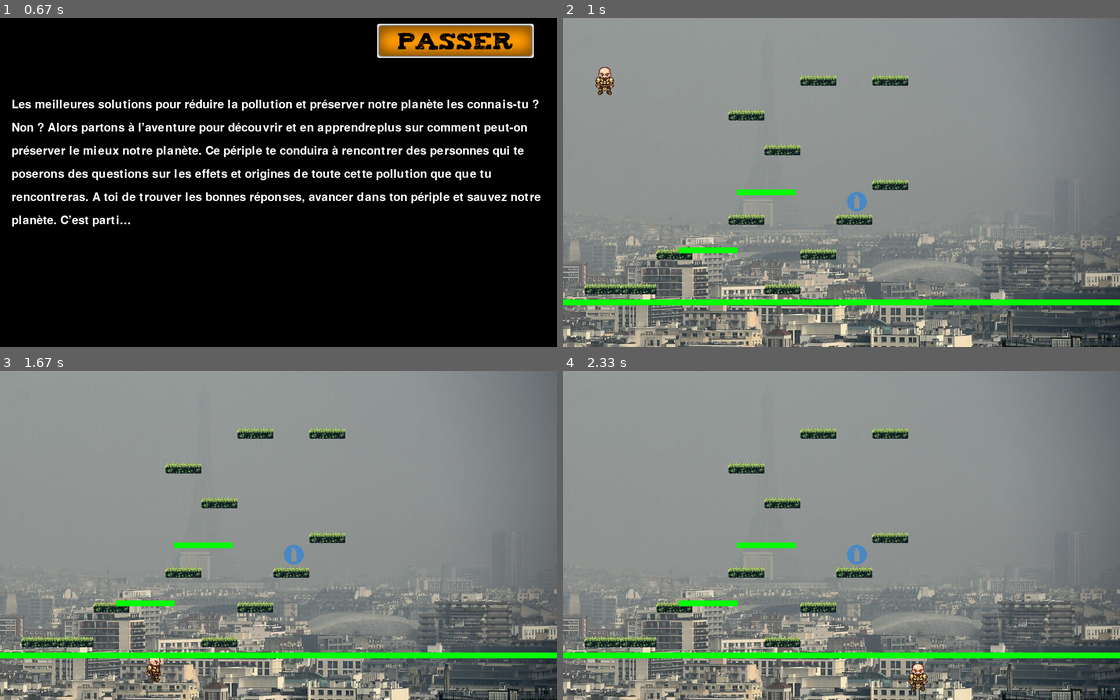
Above: before the commit, frames 1-4 (two rows, left to right).
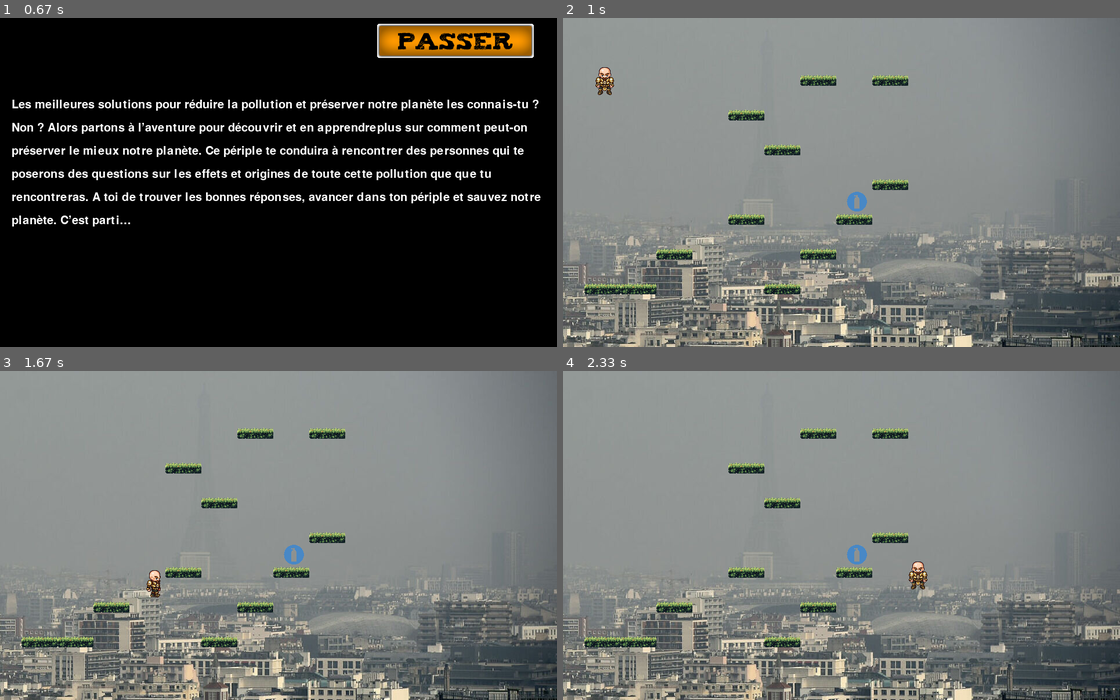
Above: after the commit, the same moments.

Repository: TarJimmy/gameJam
Game: pygame game, started from main.py
The game is run twice, just before and just after one commit, with the same random seed, the same clock (stepped at 60 frames per second) and the same inputs.
Inputs (mouse positions are in pixels of both pictures, inside the frame that each line leads up to):
- Up to frame 1 (0.67 s): click (122, 179) at 0.38 s
- Up to frame 2 (1 s): click (1019, 41) at 0.88 s
- Up to frame 3 (1.67 s): hold Space from 1.33 s (still down); hold Right from 1.33 s (still down)
- Up to frame 4 (2.33 s): release Space at 1.8 s; release Right at 1.8 s; hold Right 1.83-2.3 s

Frame 1 is identical in both runs. In frame 2, 2.1% of the frame differs, in the area x 0-100%, y 52-88%; in frame 3, 2.4%; in frame 4, 2.5%, in the area x 0-100%, y 52-98%.

Commit message:
Ajout collision

Diff:
--- a/class_Game.py
+++ b/class_Game.py
@@ -76,11 +76,11 @@
             self.pos_initialN[3]
         )
         #generer un objet
-        self.object = Object(
-            self.pos_initialO[0],
-            self.pos_initialO[1],
-            cheminObject
-        )
+        # self.object = Object(
+        #     self.pos_initialO[0],
+        #     self.pos_initialO[1],
+        #     cheminObject
+        # )
 
     def afficherHistoire(self, screen):
         self.histoire.afficher(screen,self.numHistoire)
@@ -203,6 +203,23 @@
             self.player.x = 15
             self.player.y = 390
 
+    def testCollision(self):
+        if not self.player.falling: return False
+        for solCourant in self.maps[0]:
+            print(solCourant)
+            result = solCourant.test(self.player)
+            print(result)
+            if result:
+                self.player.currentPlatform = result
+                self.player.y = result.y
+                self.player.falling = False
+                return True
+        return False
+
+    def do(self):
+        self.testCollision(self.player)
+        self.afficherMap()
+
     def actualiser(self, screen):
         W, H = 1000, 500
         HW, HH = W / 2, H / 2
@@ -212,15 +229,16 @@
         self.plateaux(screen)
         self.changerPlateaux()
         self.afficherMap(screen)
+        self.testCollision()
         self.player.do()
         self.player.draw(screen)
-        PLATFORMS = self.player.platforms()
-        PLATFORMS.add(self.player.platform(0, H - 10, W))
-        PLATFORMS.add(self.player.platform(200, 400, 100))
-        PLATFORMS.add(self.player.platform(300, 300, 100))
+        # PLATFORMS = self.player.platforms()
+        # PLATFORMS.add(self.player.platform(0, H - 10, W))
+        # PLATFORMS.add(self.player.platform(200, 400, 100))
+        # PLATFORMS.add(self.player.platform(300, 300, 100))
         # for i in range(0, 50):
         # 	PLATFORMS.add(self.player.platform(random.randint(0, W - 50), random.randint(50, H - 60), 50))
-        PLATFORMS.do(self.player)
+        # self.do()
         # self.npc.draw(screen)
         # self.object.draw(screen)
         # self.blocage_affichage(screen)
--- a/class_Object.py
+++ b/class_Object.py
@@ -7,6 +7,17 @@
         self.rect = self.image.get_rect()
         self.rect.x = x
         self.rect.y = y
+        self.x1 = x
+        self.x2 =  x + 67
+        self.y = y - 41
+        # self.x1 = int(x)
+        # self.y = int(y)
+        # self.x2 =  int(x + width)
+
+    def test(self, player):
+        if player.x < self.x1 or player.x > self.x2: return None
+        if player.y <= self.y and player.y + player.velocity >= self.y: return self
+        return None
 
     def draw(self,window):
         window.blit(self.image,(self.rect.x,self.rect.y))
--- a/class_Player.py
+++ b/class_Player.py
@@ -54,21 +54,20 @@
 
         k = pygame.key.get_pressed()
         if k[pygame.K_LEFT]:
-            self.xVelocity = -self.velocity
+            self.x -=self.velocity
             self.right = False
             self.left = True
 
         elif k[pygame.K_RIGHT]:
-            self.xVelocity = self.velocity
+            self.x += self.velocity
             self.right = True
             self.left = False
 
         else:
-            self.xVelocity = 0
             self.right = False
             self.left = False
 
-        if k[pygame.K_UP] and not self.falling:
+        if k[pygame.K_SPACE] and not self.falling:
             self.jumping = True
             self.jumpCounter = 0
 
@@ -81,7 +80,6 @@
 
     def move(self):
 
-        self.x += self.xVelocity
         if self.currentPlatform:
             if not self.currentPlatform.test(self):
                 self.falling = True
@@ -95,7 +93,7 @@
         elif self.falling:
             self.y += self.velocity
 
-
+    #gere les evenements du joueurs
     def do(self):
         self.keys()
         self.move()
@@ -146,41 +144,41 @@
             self.isJump = False
             self.jumpCount = 10
 
-    class platform:
-    	def __init__(self, x, y, width):
-    		self.x1 = int(x)
-    		self.y = int(y)
-    		self.x2 =  int(x + width)
+    # class platform:
+    # 	def __init__(self, x, y, width):
+    # 		self.x1 = int(x)
+    # 		self.y = int(y)
+    # 		self.x2 =  int(x + width)
+    #
+    # 	def test(self, player):
+    # 		if player.x < self.x1 or player.x > self.x2: return None
+    # 		if player.y <= self.y and player.y + player.velocity >= self.y: return self
+    # 		return None
 
-    	def test(self, player):
-    		if player.x < self.x1 or player.x > self.x2: return None
-    		if player.y <= self.y and player.y + player.velocity >= self.y: return self
-    		return None
+    # class platforms:
+    # 	def __init__(self):
+    # 		self.container = list([])
+    #
+    # 	def add(self, p):
+    # 		self.container.append(p)
 
-    class platforms:
-    	def __init__(self):
-    		self.container = list([])
+    	# def testCollision(self, player):
+    	# 	if not player.falling: return False
+    	# 	for p in self.container:
+    	# 		result = p.test(player)
+    	# 		if result:
+    	# 			player.currentPlatform = result
+    	# 			player.y = result.y
+    	# 			player.falling = False
+    	# 			return True
+    	# 	return False
+        #
+    	# def draw(self):
+    	# 	WHITE = (0, 255, 0, 255)
+    	# 	display = pygame.display.get_surface()
+    	# 	for p in self.container:
+    	# 		pygame.draw.line(display, WHITE, (p.x1, p.y), (p.x2, p.y), 10)
 
-    	def add(self, p):
-    		self.container.append(p)
-
-    	def testCollision(self, player):
-    		if not player.falling: return False
-    		for p in self.container:
-    			result = p.test(player)
-    			if result:
-    				player.currentPlatform = result
-    				player.y = result.y
-    				player.falling = False
-    				return True
-    		return False
-
-    	def draw(self):
-    		WHITE = (0, 255, 0, 255)
-    		display = pygame.display.get_surface()
-    		for p in self.container:
-    			pygame.draw.line(display, WHITE, (p.x1, p.y), (p.x2, p.y), 10)
-
-    	def do(self, player):
-    		self.testCollision(player)
-    		self.draw()
+    	# def do(self, player):
+    	# 	self.testCollision(player)
+    	# 	self.draw()
--- a/main.py
+++ b/main.py
@@ -12,14 +12,17 @@
 #creer l'unique objet jeu, le joueur et le npc font partie du jeu
 param = Parametre()
 continu = True
+print(continu)
 while continu:
     #creer l'unique objet jeu, le joueur et le npc font partie du jeu
     game = Game(pos_initialP,pos_initialN,pos_initialO)
+    print(continu)
     game.initMap()
     #cree l'unique objet parametre
     clock = pygame.time.Clock()
     acceuil = Accueil()
     continu = acceuil.afficher()
+    print(continu)
     running = True
     pygame.display.set_caption("Earth Zero²")
     son= pygame.mixer.Sound("jumping.wav")
